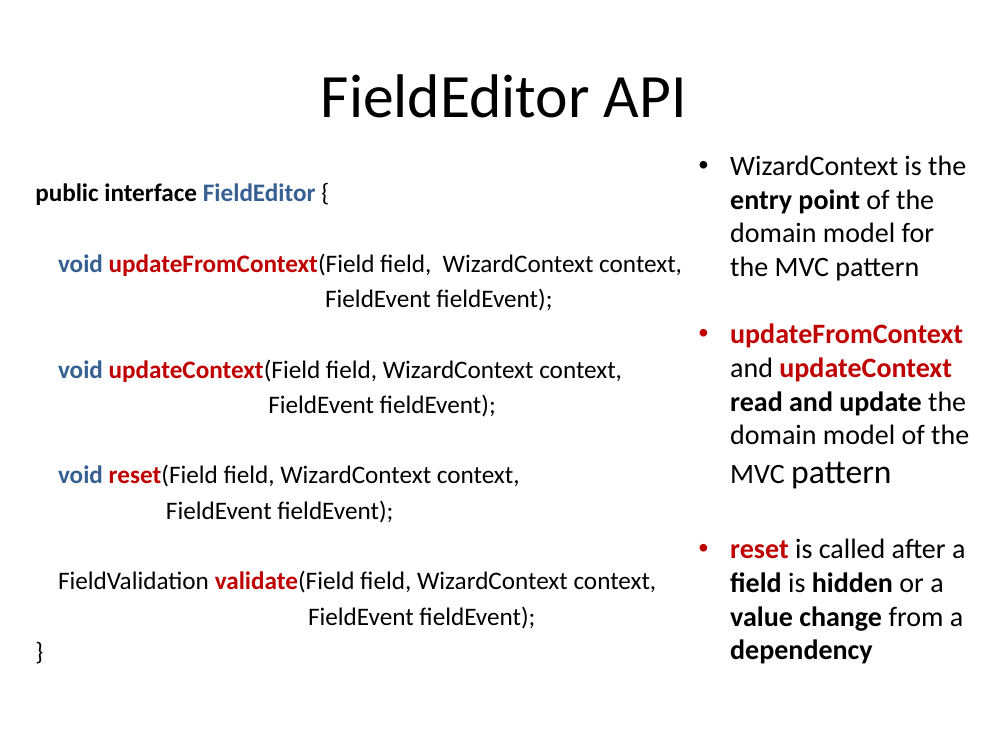
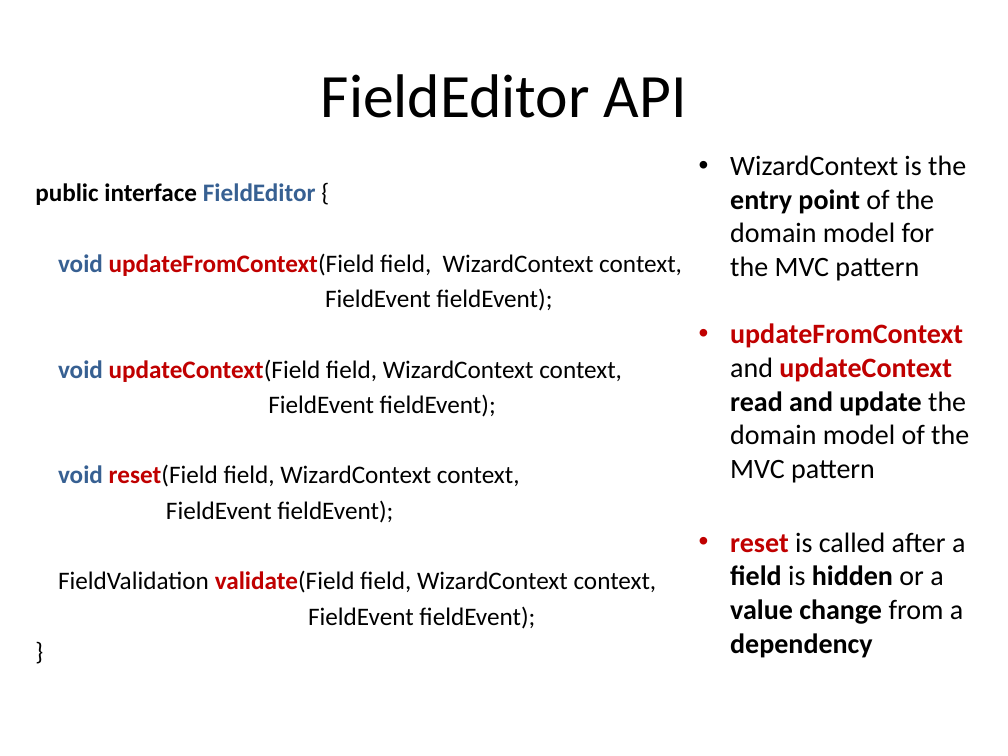
Before and after one commit to lesfurets/mdl4ui, a slide deck: slide 42 of mdl4ui-docs/mdl4ui_cg2013.pptx. Drawn at 1008x756 pixels with LibreOffice and Linux fonts; fonts in the diff are those of the drawing. Boxes give left, top, right and bottom in pixels: in the first picture for what was removed or moved away, otherwise in the second. Text is boxed around its words. In the diff, an @@ line names an element or a change of style, - is before the commit and + after.

```diff
--- a/mdl4ui-docs/mdl4ui_cg2013.pptx
+++ b/mdl4ui-docs/mdl4ui_cg2013.pptx
@@ text at (x1=730, y1=323, x2=969, y2=483): size 24 to 20 pt in "pattern" @@
```
Also in this commit, not shown: 3 other slides changed.
